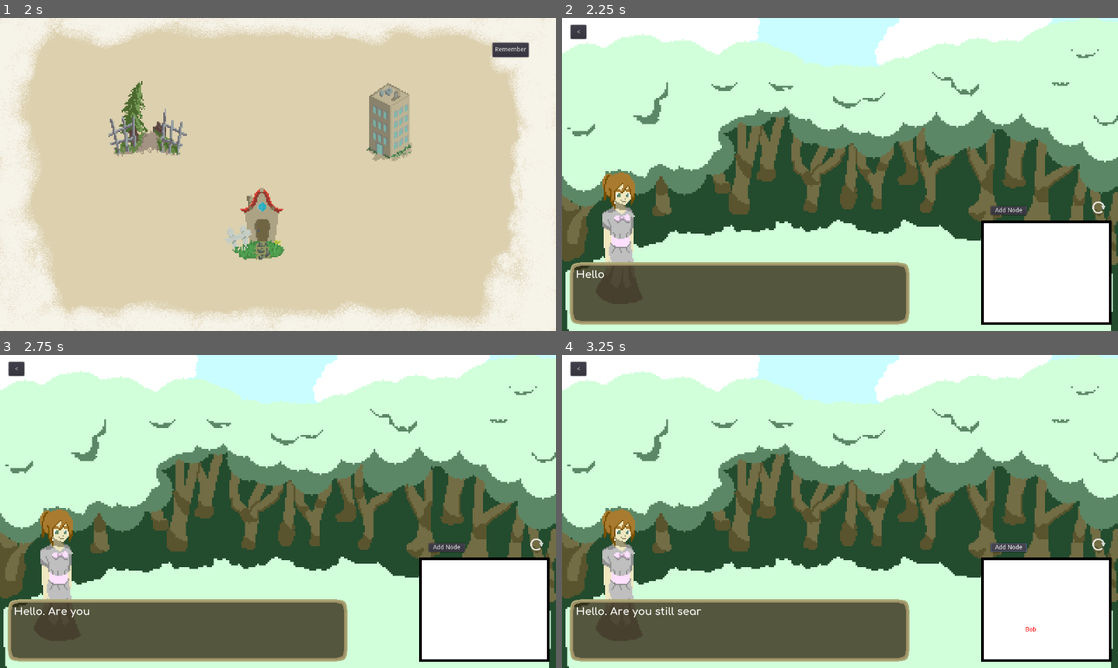
Above: before the commit, frames 1-4 (two rows, left to right).
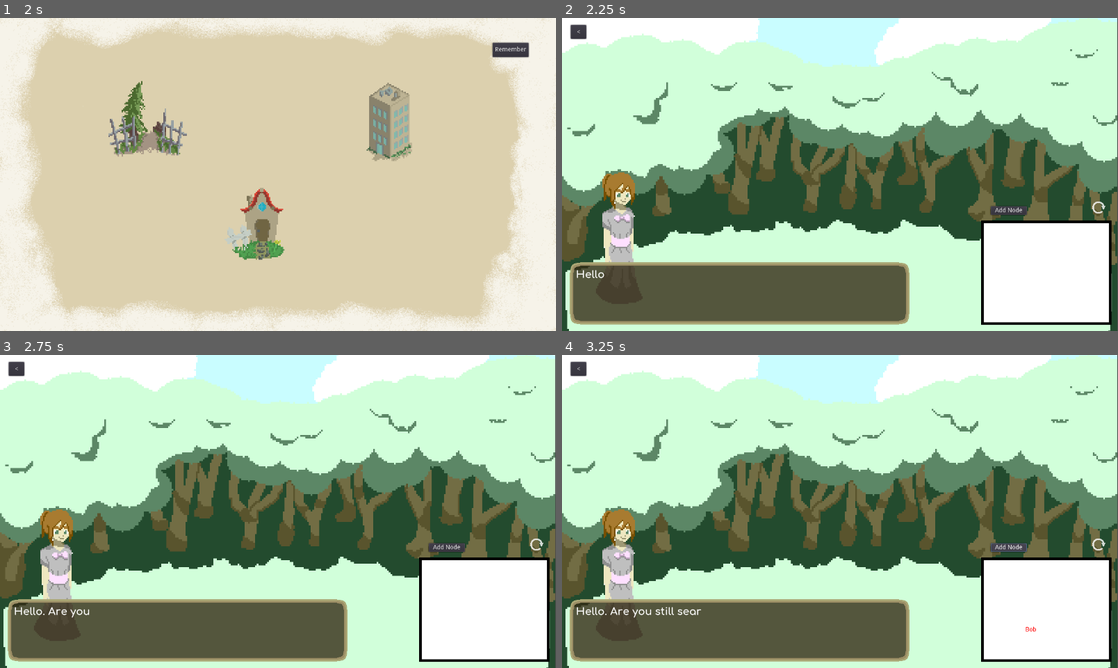
Above: after the commit, the same moments.

Repository: UnderScroll/GMTKGameJam2021
Game: Godot game, scene res://Levels/MainScene.tscn
The game is run twice, just before and just after one commit, with the same random seed, the same clock (stepped at 60 frames per second) and the same inputs.
Inputs (mouse positions are in pixels of both pictures, inside the frame that each line leads up to):
- Up to frame 1 (2 s): click "Start" at 0.5 s; click "Skip" at 1.25 s
- Up to frame 2 (2.25 s): click (712, 118) at 2 s
- Up to frame 3 (2.75 s): no input
- Up to frame 4 (3.25 s): click "Add Node" at 2.75 s

Frame 1 is identical in both runs. In frame 2, 1.6% of the frame differs, in the area x 0-100%, y 0-100%; in frame 3, 1.6%; in frame 4, 1.6%.

Commit message:
Fix Graph

Diff:
--- a/Levels/Character1.tscn
+++ b/Levels/Character1.tscn
@@ -8,17 +8,6 @@
 
 [node name="Character1" type="Node2D"]
 script = ExtResource( 3 )
-
-[node name="BackgroundImage" type="TextureRect" parent="."]
-show_behind_parent = true
-margin_right = 1280.0
-margin_bottom = 720.0
-texture = ExtResource( 4 )
-expand = true
-stretch_mode = 7
-__meta__ = {
-"_edit_use_anchors_": false
-}
 
 [node name="Sprite" type="Sprite" parent="."]
 position = Vector2( 140.519, 505.211 )
@@ -40,4 +29,15 @@
 "_edit_use_anchors_": false
 }
 
+[node name="BackgroundImage" type="TextureRect" parent="."]
+show_behind_parent = true
+margin_right = 1278.0
+margin_bottom = 720.0
+mouse_filter = 2
+texture = ExtResource( 4 )
+expand = true
+stretch_mode = 7
+__meta__ = {
+"_edit_use_anchors_": false
+}
 [connection signal="pressed" from="BackButton" to="." method="_on_BackButton_pressed"]
--- a/Levels/MainScene.tscn
+++ b/Levels/MainScene.tscn
@@ -8,10 +8,12 @@
 [ext_resource path="res://Levels/Ending.tscn" type="PackedScene" id=6]
 [ext_resource path="res://Levels/Character3.tscn" type="PackedScene" id=7]
 [ext_resource path="res://Scripts/AudioStreamPlayer2D.gd" type="Script" id=8]
+[ext_resource path="res://Scripts/Score.gd" type="Script" id=9]
 
 [node name="MainScene" type="Node2D"]
 
 [node name="Score" type="Node2D" parent="."]
+script = ExtResource( 9 )
 
 [node name="Menu" parent="." instance=ExtResource( 2 )]
 
--- a/Objects/Graph.tscn
+++ b/Objects/Graph.tscn
@@ -8,6 +8,7 @@
 extents = Vector2( 144.701, 113.267 )
 
 [node name="Graph" type="Node2D"]
+position = Vector2( 174.864, 150.837 )
 z_index = 10
 script = ExtResource( 2 )
 
Not shown: 1 places in Levels/MainScene.tscn that only renumber resources
